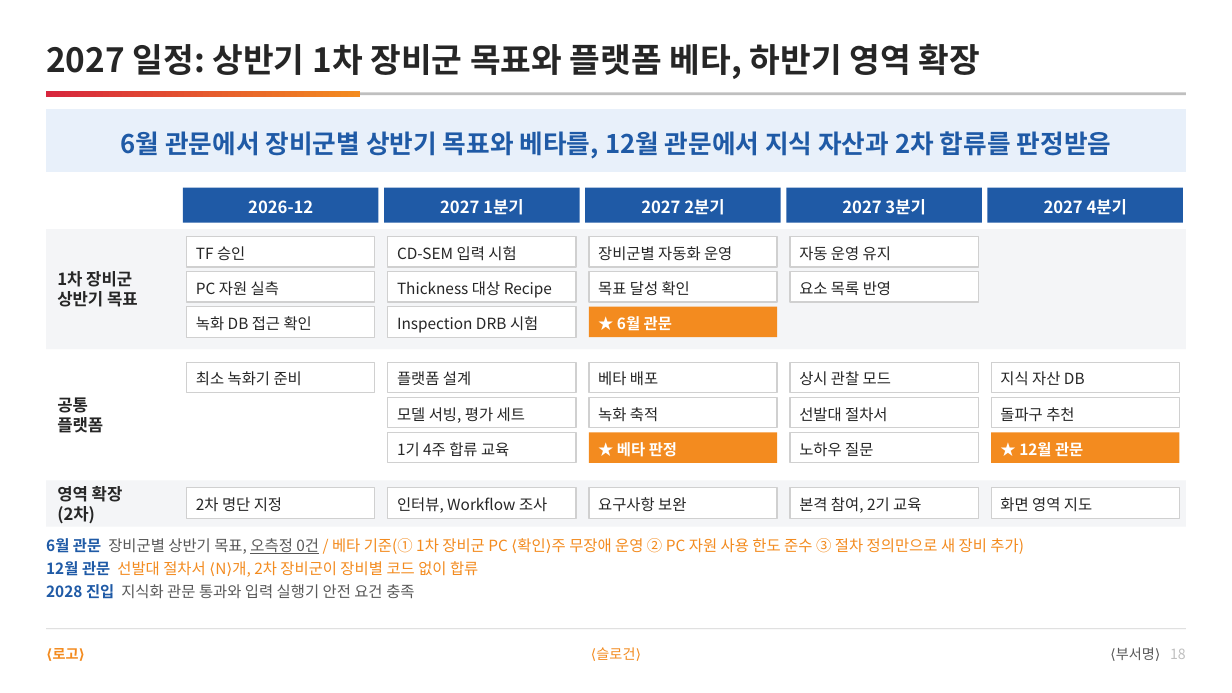
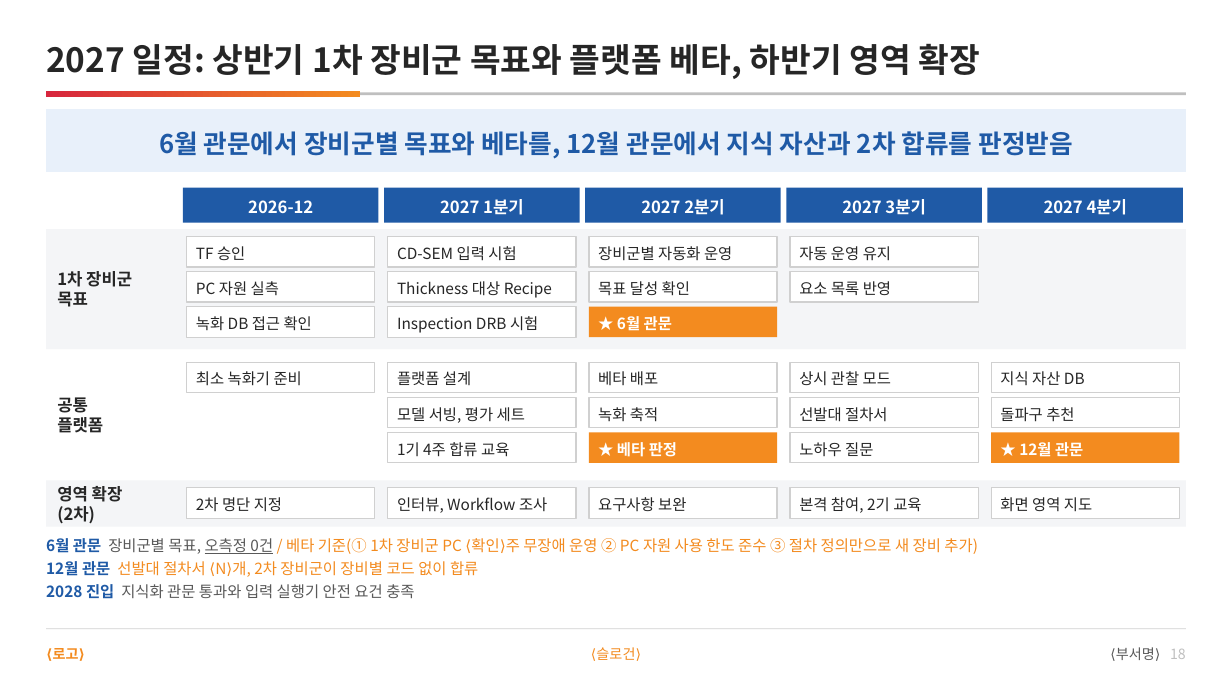
Before and after one commit to DarrenKoi/pm_notes, a slide deck: slide 18 of my-task/arc-tf/deliverables/arc-tf-team-full.pptx. Drawn at 1232x693 pixels with LibreOffice and Linux fonts; fonts in the diff are those of the drawing. Boxes give left, top, right and bottom in pixels: in the first picture for what was removed or moved away, otherwise in the second. Text is boxed around its words. In the diff, an @@ line names an element or a change of style, - is before the commit and + after.

```diff
--- a/my-task/arc-tf/deliverables/arc-tf-team-full.pptx
+++ b/my-task/arc-tf/deliverables/arc-tf-team-full.pptx
@@ text at [159,131,1073,159]: text changed @@
-6월 관문에서 장비군별 상반기 목표와 베타를, 12월 관문에서 지식 자산과 2차 합류를 판정받음
+6월 관문에서 장비군별 목표와 베타를, 12월 관문에서 지식 자산과 2차 합류를 판정받음
@@ text at [57,291,88,307]: text changed @@
-상반기 목표
+목표
@@ text at [46,538,978,554]: text changed @@
-6월 관문 장비군별 상반기 목표, 오측정 0건 / 베타 기준(① 1차 장비군 PC ⟨확인⟩주 무장애 운영 ② PC 자원 사용 한도 준수 ③ 절차 정의만으로 새 장비 추가)
+6월 관문 장비군별 목표, 오측정 0건 / 베타 기준(① 1차 장비군 PC ⟨확인⟩주 무장애 운영 ② PC 자원 사용 한도 준수 ③ 절차 정의만으로 새 장비 추가)
```
Also in this commit, not shown: 11 other slides changed, 13 other files.
